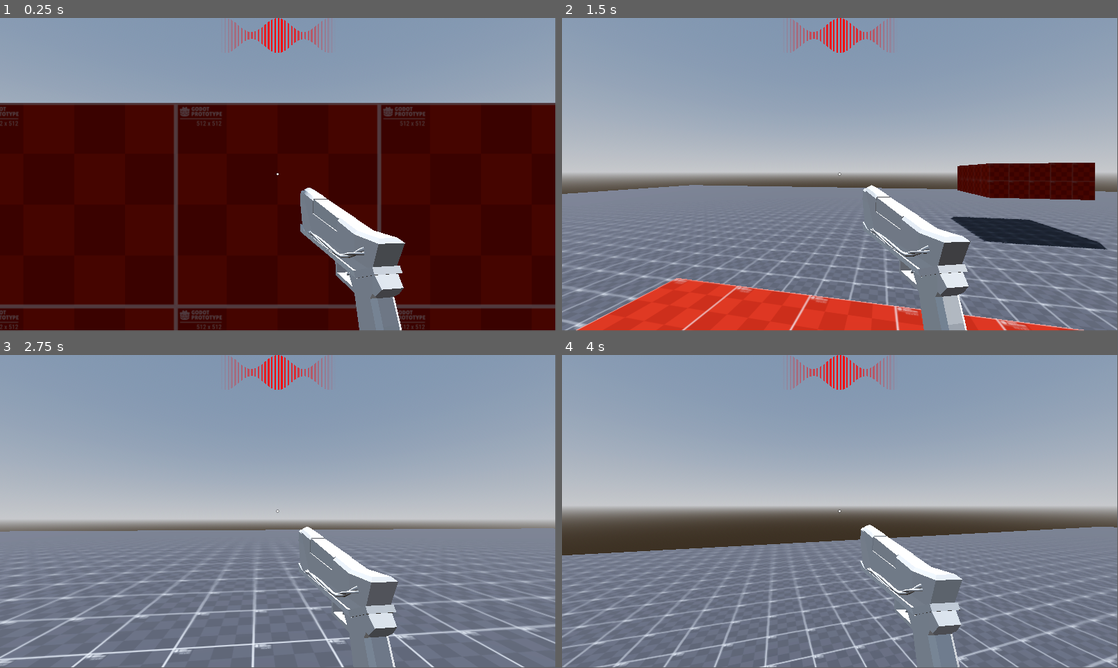
Above: before the commit, frames 1-4 (two rows, left to right).
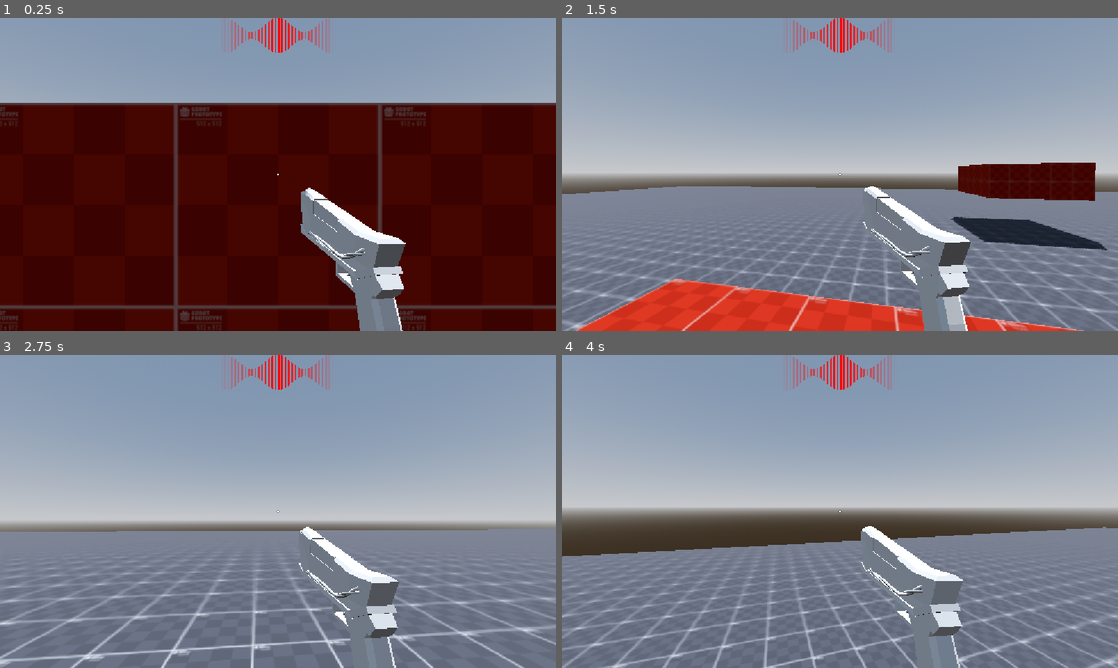
Above: after the commit, the same moments.

Repository: WasteIy/GameOff2025
Game: Godot game, scene res://Scenes/Levels/debug_level.tscn
Same seed, same stepped clock (60 frames per second), same inputs: the game is played once before the commit and once after it.
Inputs (mouse positions are in pixels of both pictures, inside the frame that each line leads up to):
- Up to frame 1 (0.25 s): no input
- Up to frame 2 (1.5 s): move the mouse to (867, 171) at 0.52 s; hold Ctrl (crouch) 0.53-1.28 s; hold W (move_forward) from 0.53 s (still down); click (867, 171) at 0.67 s; tap Space (jump) at 0.77 s; move the mouse to (812, 174) at 1.27 s; tap Shift (run) at 1.35 s
- Up to frame 3 (2.75 s): keep holding W (move_forward); tap Space (jump) at 1.52 s; move the mouse to (289, 505) at 2.02 s; click (289, 505) at 2.1 s
- Up to frame 4 (4 s): keep holding W (move_forward); move the mouse to (834, 514) at 2.77 s; tap Ctrl (crouch) at 2.85 s; click (834, 514) at 2.92 s; tap Space (jump) at 3.02, 3.77 s; move the mouse to (878, 514) at 3.52 s; hold Shift (run) from 3.53 s (still down)
In our replay, the window is 799x449 before the commit and 800x450 after it. These sizes can differ from the game's own. Grey fills any space a smaller window leaves; there, only what the larger window draws over its background counts as a difference.

The runs differ from the first frame. In frame 1, 1.2% of the frame differs, in the area x 0-100%, y 0-100%; in frame 2, 2.5%; in frame 3, 3.7%; in frame 4, 4.3%.

Commit message:
Settings to display properly using different viewports

Diff:
--- a/Scenes/UI/ui_debug.tscn
+++ b/Scenes/UI/ui_debug.tscn
@@ -3,6 +3,7 @@
 [ext_resource type="Script" uid="uid://emye2cxnaujd" path="res://Scenes/UI/ui_debug.gd" id="1_5sp44"]
 
 [node name="Debug" type="CanvasLayer"]
+follow_viewport_enabled = true
 script = ExtResource("1_5sp44")
 
 [node name="Player Info" type="HBoxContainer" parent="."]
--- a/project.godot
+++ b/project.godot
@@ -29,6 +29,10 @@
 [debug]
 
 gdscript/warnings/unused_signal=0
+
+[display]
+
+window/stretch/mode="canvas_items"
 
 [file_customization]
 
